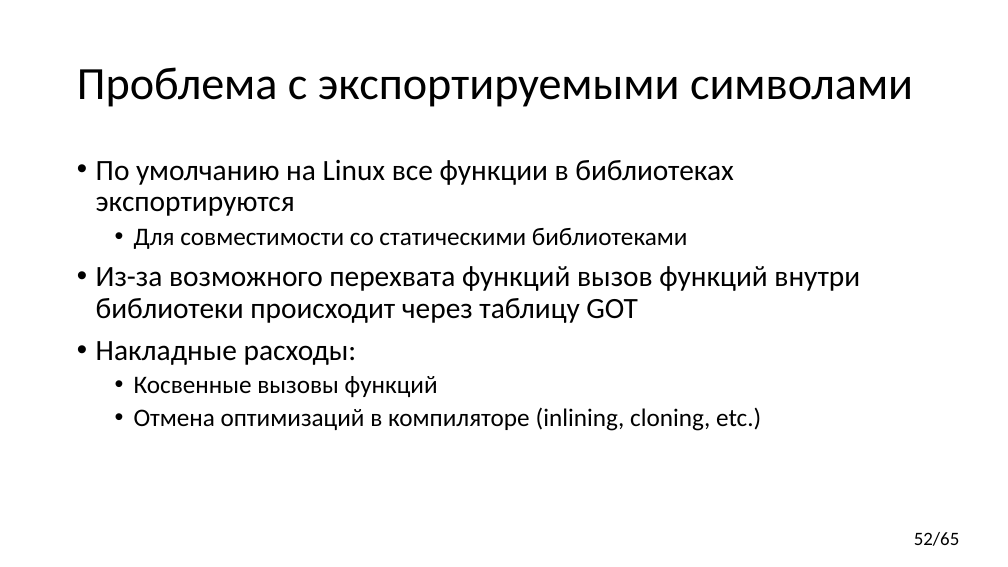
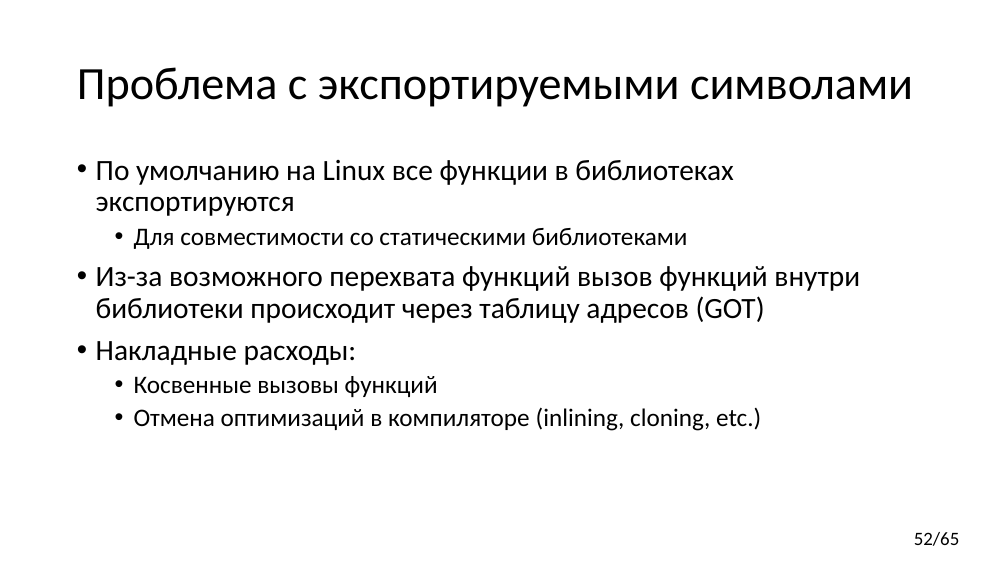
Before and after one commit to yugr/CppRussia, a slide deck: slide 52 of 2024/RU.pptx. Drawn at 1008x567 pixels with LibreOffice and Linux fonts; fonts in the diff are those of the drawing. Boxes give left, top, right and bottom in pixels: in the first picture for what was removed or moved away, otherwise in the second. Text is boxed around its words. In the diff, an @@ line names an element or a change of style, - is before the commit and + after.

```diff
--- a/2024/RU.pptx
+++ b/2024/RU.pptx
@@ text at [96, 266, 860, 323]: text changed @@
-• Из-за возможного перехвата функций вызов функций внутри библиотеки происходит через таблицу GOT
+• Из-за возможного перехвата функций вызов функций внутри библиотеки происходит через таблицу адресов (GOT)
```
Also in this commit, not shown: 24 other slides changed.
